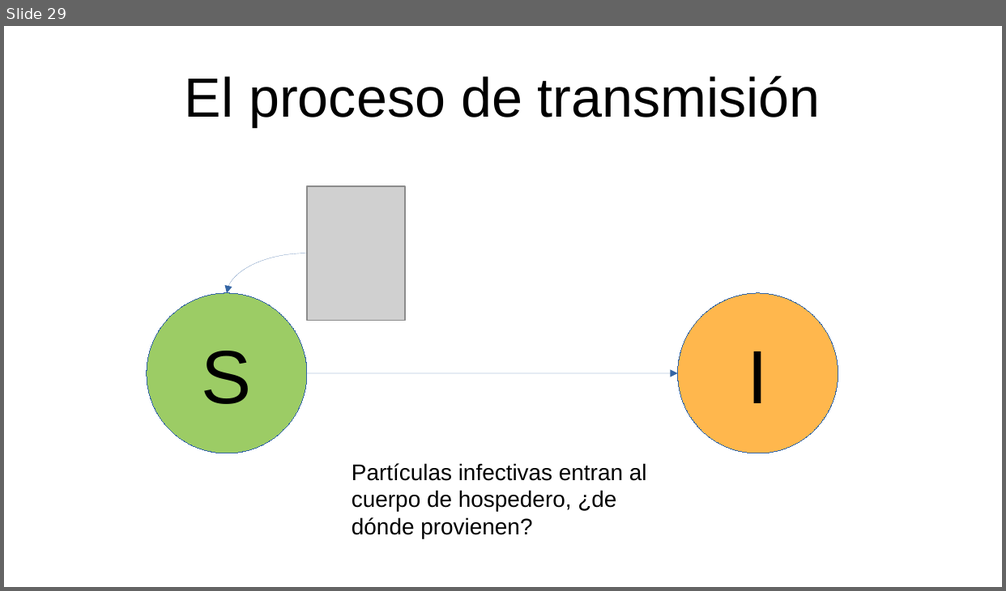
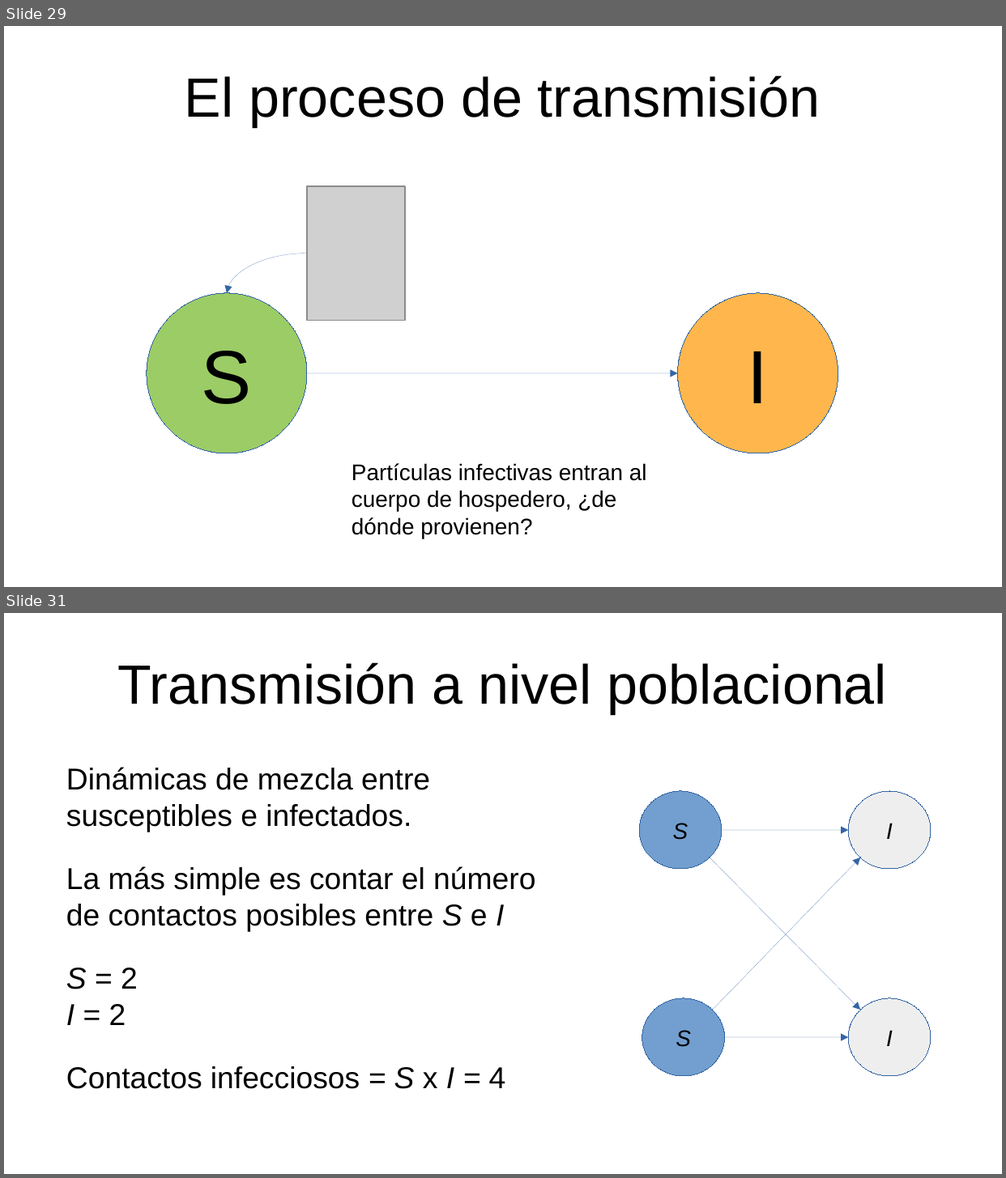
Before and after one commit to gerardommc/Ecologia-Teorica, a slide deck: Modelos-epi.odp. Shown one above the other, each under a label of ours: slide 29 before the commit, slides 29 and 31 after it; the slides between them are not shown. The pictures are 1006x591 and 1006x1178 pixels, drawn with LibreOffice and Linux fonts; fonts in the diff are those of the drawing; grey boxes stand for pictures. Boxes give left, top, right and bottom in pixels: in the first picture for what was removed or moved away, otherwise in the second. Text is boxed around its words. In the diff, an @@ line names an element or a change of style, - is before the commit and + after.

```diff
--- a/Modelos-epi.odp
+++ b/Modelos-epi.odp
@@ slide 31 added at <box>4,613,1002,1174</box>, background #FFFFFF @@
@@ title added at <box>117,662,887,714</box>, 44 pt, text #000000 @@
+Transmisión a nivel poblacional
@@ text added at <box>66,767,535,1089</box>, 24 pt, text #000000 @@
+Dinámicas de mezcla entre susceptibles e infectados.
+La más simple es contar el número de contactos posibles entre S e I
+S = 2
+I = 2
+Contactos infecciosos = S x I = 4
@@ ellipse added at <box>640,791,722,869</box>, fill #729FCF, outline #3465A4 0 pt, 18 pt, text #000000, italic @@
+S
@@ ellipse added at <box>849,791,931,869</box>, fill #EEEEEE, outline #3465A4 0 pt, 18 pt, text #000000, italic @@
+I
@@ arrow added from (722, 830) to (849, 830), #3465A4 0 pt @@
@@ arrow added from (710, 858) to (861, 1011), #3465A4 0 pt @@
@@ arrow added from (713, 1011) to (861, 858), #3465A4 0 pt @@
@@ ellipse added at <box>642,999,725,1076</box>, fill #729FCF, outline #3465A4 0 pt, 18 pt, text #000000, italic @@
+S
@@ ellipse added at <box>849,999,931,1076</box>, fill #EEEEEE, outline #3465A4 0 pt, 18 pt, text #000000, italic @@
+I
@@ arrow added from (725, 1037) to (849, 1037), #3465A4 0 pt @@
```
Also in this commit, not shown: 6 slides changed, 10 other slides added, 6 other files.
